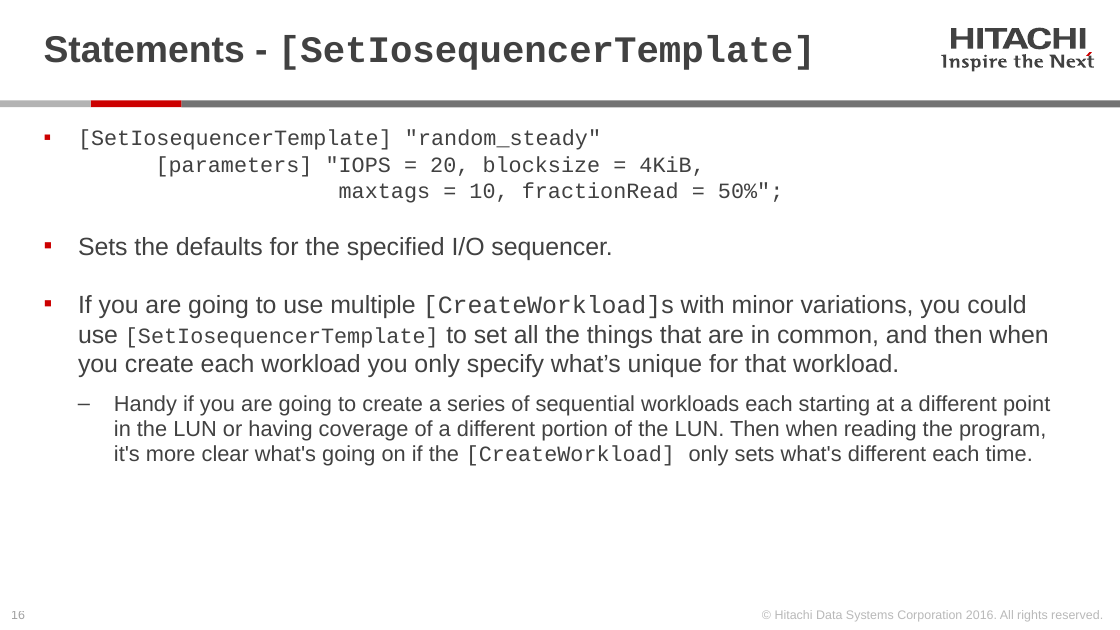
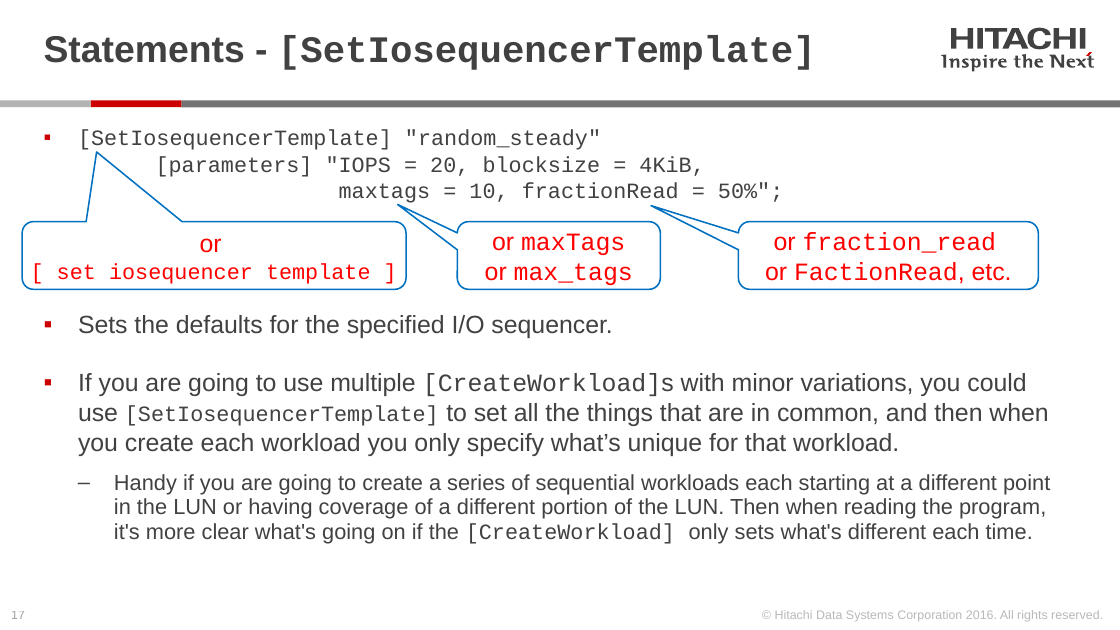
Before and after one commit to Hitachi-Data-Systems/ivy, a slide deck: slide 17 of doc/Programming the ivy engine.pptx (slide 16 before the commit). Drawn at 1120x630 pixels with LibreOffice and Linux fonts; fonts in the diff are those of the drawing. Boxes give left, top, right and bottom in pixels: in the first picture for what was removed or moved away, otherwise in the second. Text is boxed around its words. In the diff, an @@ line names an element or a change of style, - is before the commit and + after.

Commit message:
hiragana, katakana, kanji support & free use of underscores in parameter names

```diff
--- a/doc/Programming the ivy engine.pptx
+++ b/doc/Programming the ivy engine.pptx
@@ text "[SetIosequencerTemplate] "random_steady" [parameters] "IOPS  ..." rewrapped from [78, 130, 1050, 466] to [78, 130, 1050, 544] @@
@@ rounded speech box added at [22, 222, 407, 289], outline #0070C0 1 pt, 14 pt, text #FF0000 @@
+or
+[ set iosequencer template ]
@@ rounded speech box added at [457, 222, 660, 289], outline #0070C0 1 pt, 16 pt, text #FF0000 @@
+or maxTags
+or max_tags
@@ rounded speech box added at [738, 222, 1038, 289], outline #0070C0 1 pt, 16 pt, text #FF0000 @@
+or fraction_read
+or FactionRead, etc.
@@ page number at [11, 611, 25, 619]: text changed @@
-16
+17
```
Also in this commit, not shown: 6 other slides changed, 2 slides added, 15 other files.
